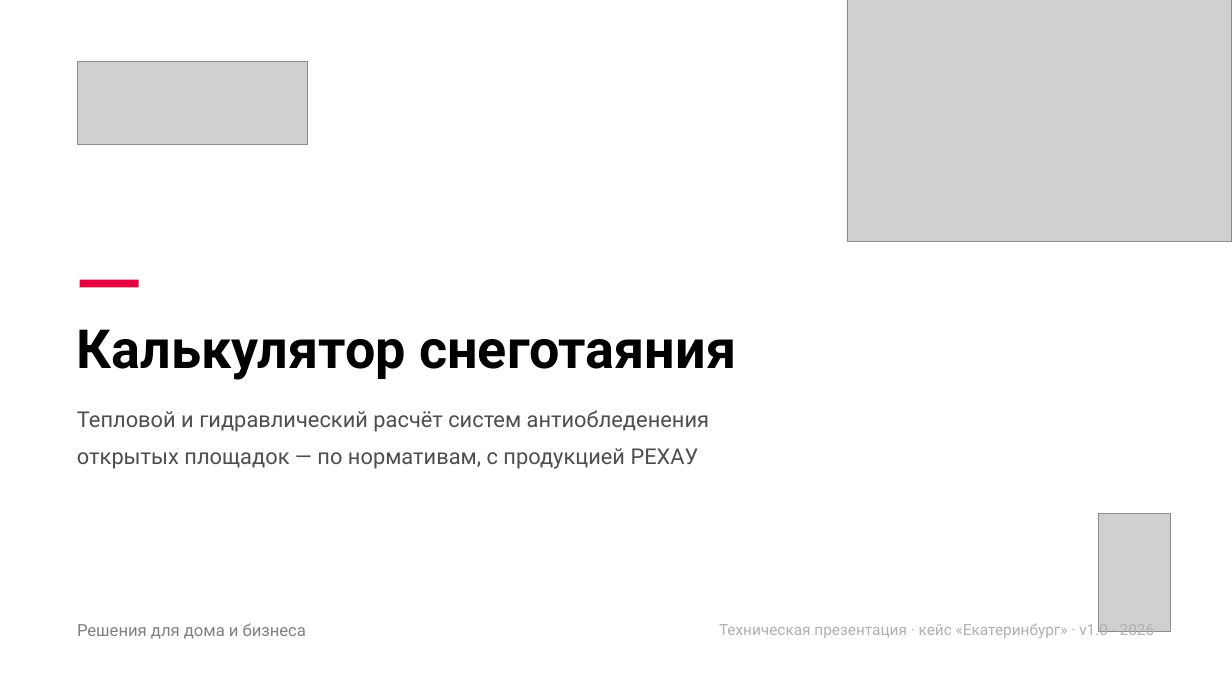
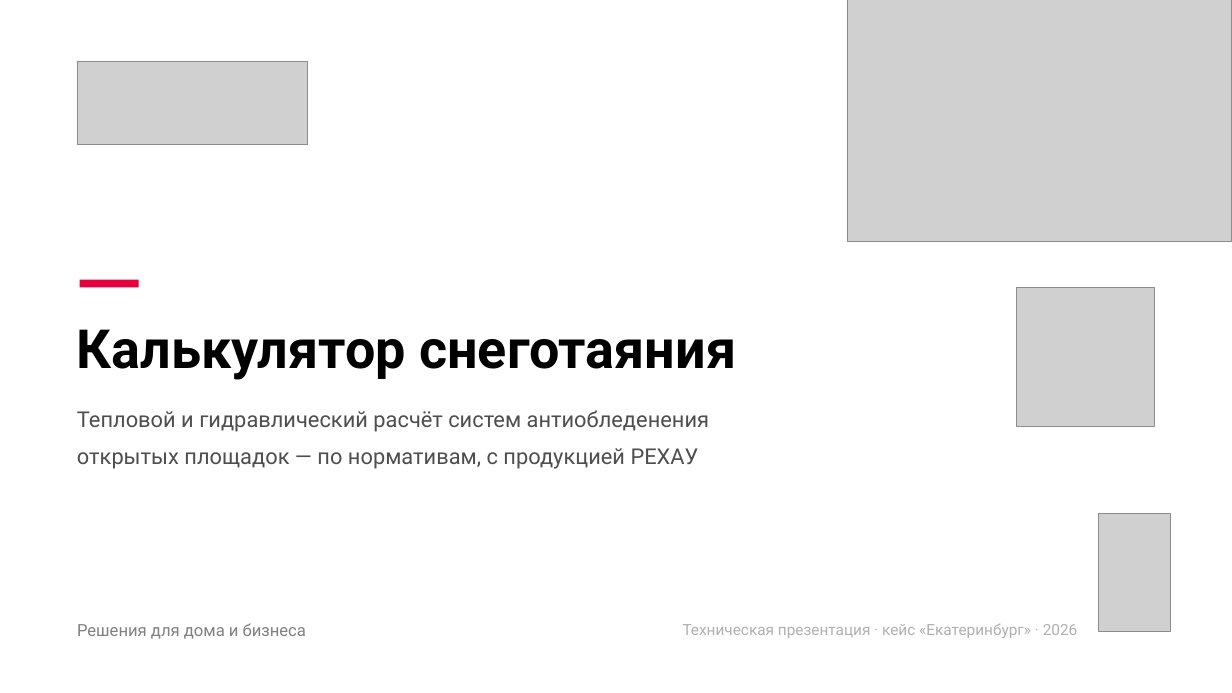
Before and after one commit to aidarinasadullin-coder/AceReh, a slide deck: slide 1 of Презентация/готовые/РЕХАУ Калькулятор снеготаяния — техническая презентация.pptx. Drawn at 1232x693 pixels with LibreOffice and Linux fonts; fonts in the diff are those of the drawing; grey boxes stand for pictures. Boxes give left, top, right and bottom in pixels: in the first picture for what was removed or moved away, otherwise in the second. Text is boxed around its words. In the diff, an @@ line names an element or a change of style, - is before the commit and + after.

```diff
--- a/Презентация/готовые/РЕХАУ Калькулятор снеготаяния — техническая презентация.pptx
+++ b/Презентация/готовые/РЕХАУ Калькулятор снеготаяния — техническая презентация.pptx
@@ picture added at (x1=1017, y1=287, x2=1155, y2=426) @@
@@ text at (x1=683, y1=623, x2=1078, y2=638): text changed @@
-Техническая презентация · кейс «Екатеринбург» · v1.0 · 2026
+Техническая презентация · кейс «Екатеринбург» · 2026
```
Also in this commit, not shown: 4 other slides changed, 3 other files.
